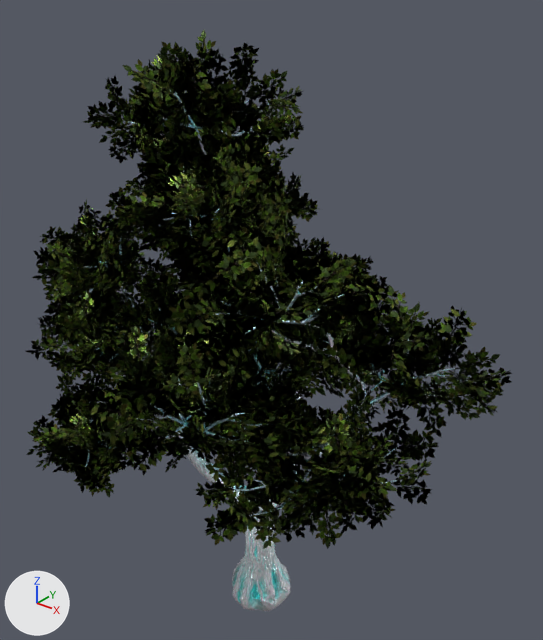
Renders of the glTF model public/models/yard_tree.glb from each side of a commit.
Rendered twice from a 50 mm lens placed at (11.02, -12.98, 17.3), pointed at (-0.33, 1.21, 8.5). Every picture has the same lights, and +X, +Y and +Z are marked at lower left. The first picture is the older version. Where no turn or scale is listed for an object, it has been applied to the vertices.

Objects in the first picture: 'br_low_trunk_0', 'crown merged_normal leaves_0'.
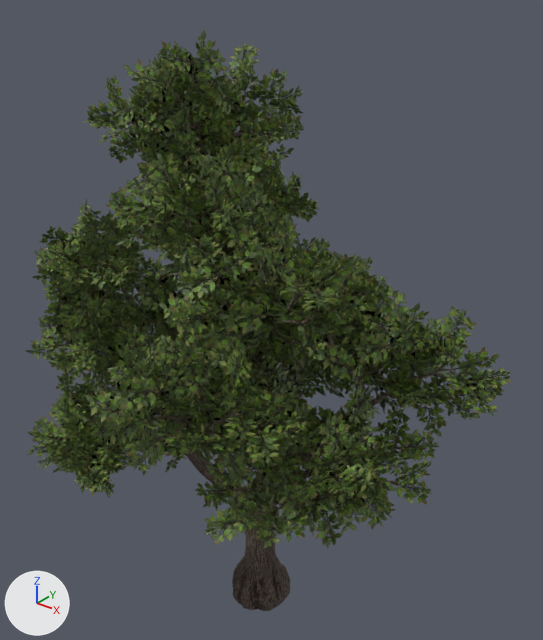
Pixel boxes (x1, y1, x2, y2) of what changed, in the pictures (543 x 640 px):
```json
{"object": "crown merged_normal leaves_0", "change": "surface changed", "before": [26, 30, 512, 549], "after": [26, 30, 512, 549], "on screen": "lighter"}
{"object": "br_low_trunk_0", "change": "surface changed", "before": [57, 90, 467, 611], "after": [57, 90, 467, 611]}
```

Edits to the scene script, one JSON object a line:
```json
{"block": "mat_normal_leaves", "where": "n0 = _N.new('ShaderNodeBsdfPrincipled'); n0.name = 'Principled BSDF'"}
{"op": "add", "block": "mat_normal_leaves", "code": "n0.inputs[2].default_value = 0.6  # 'Roughness'"}
{"op": "remove", "block": "mat_normal_leaves", "code": "n3 = _N.new('ShaderNodeSeparateColor'); n3.name = 'Separate Color'"}
{"op": "add", "block": "mat_normal_leaves", "code": "n5 = _N.new('ShaderNodeNormalMap'); n5.name = 'Normal Map'"}
{"op": "add", "block": "mat_normal_leaves", "code": "n5.uv_map = 'UVMap'"}
{"op": "remove", "block": "mat_normal_leaves", "code": "n5 = _N.new('ShaderNodeNormalMap'); n5.name = 'Normal Map'"}
{"op": "remove", "block": "mat_normal_leaves", "code": "n5.uv_map = 'UVMap'"}
{"op": "remove", "block": "mat_normal_leaves", "code": "n6 = _N.new('ShaderNodeTexImage'); n6.name = 'Image Texture.002'"}
{"op": "remove", "block": "mat_normal_leaves", "code": "n6.image = img_image_2"}
{"block": "mat_normal_leaves", "where": "n4 = _N.new('ShaderNodeTexImage'); n4.name = 'Image Texture.001'"}
{"op": "remove", "block": "mat_normal_leaves", "code": "_L.new(n3.outputs[2], n0.inputs[1])  # 'Blue' to 'Metallic'"}
{"op": "remove", "block": "mat_normal_leaves", "code": "_L.new(n3.outputs[1], n0.inputs[2])  # 'Green' to 'Roughness'"}
{"op": "remove", "block": "mat_normal_leaves", "code": "_L.new(n4.outputs[0], n3.inputs[0])  # 'Color' to 'Color'"}
{"op": "remove", "block": "mat_normal_leaves", "code": "_L.new(n6.outputs[0], n5.inputs[1])  # 'Color' to 'Color'"}
{"op": "add", "block": "mat_normal_leaves", "code": "_L.new(n4.outputs[0], n5.inputs[1])  # 'Color' to 'Color'"}
{"block": "mat_trunk", "where": "n2 = _N.new('ShaderNodeTexImage'); n2.name = 'Image Texture'"}
{"op": "set", "path": "n2.image", "old": "img_image_3", "new": "img_image_2"}
{"op": "add", "block": "mat_trunk", "code": "n7 = _N.new('ShaderNodeMath'); n7.name = 'Math'"}
{"op": "add", "block": "mat_trunk", "code": "n7.operation = 'MULTIPLY'"}
{"op": "add", "block": "mat_trunk", "code": "n7.inputs[1].default_value = 0.0  # 'Value'"}
{"block": "mat_trunk", "where": "n4 = _N.new('ShaderNodeTexImage'); n4.name = 'Image Texture.001'"}
{"op": "set", "path": "n4.image", "old": "img_image_4", "new": "img_image_3"}
{"block": "mat_trunk", "where": "n6 = _N.new('ShaderNodeTexImage'); n6.name = 'Image Texture.002'"}
{"op": "set", "path": "n6.image", "old": "img_image_5", "new": "img_image_4"}
{"block": "mat_trunk", "where": "n3 = _N.new('ShaderNodeSeparateColor'); n3.name = 'Separate Color'"}
{"block": "mat_trunk", "where": "n0 = _N.new('ShaderNodeBsdfPrincipled'); n0.name = 'Principled BSDF'"}
{"op": "remove", "block": "mat_trunk", "code": "_L.new(n3.outputs[2], n0.inputs[1])  # 'Blue' to 'Metallic'"}
{"op": "add", "block": "mat_trunk", "code": "_L.new(n7.outputs[0], n0.inputs[1])  # 'Value' to 'Metallic'"}
{"op": "add", "block": "mat_trunk", "code": "_L.new(n3.outputs[2], n7.inputs[0])  # 'Blue' to 'Value'"}
```
